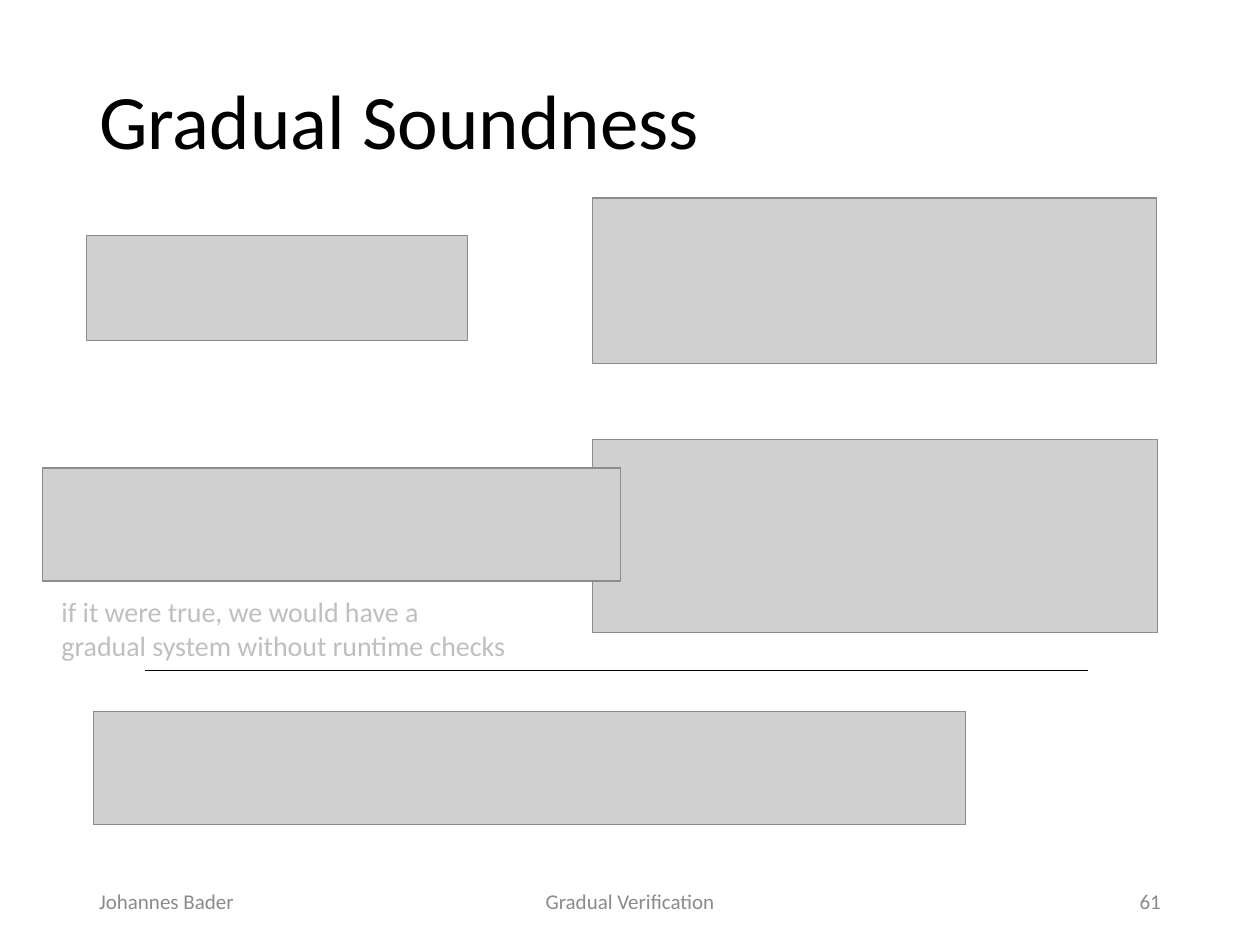
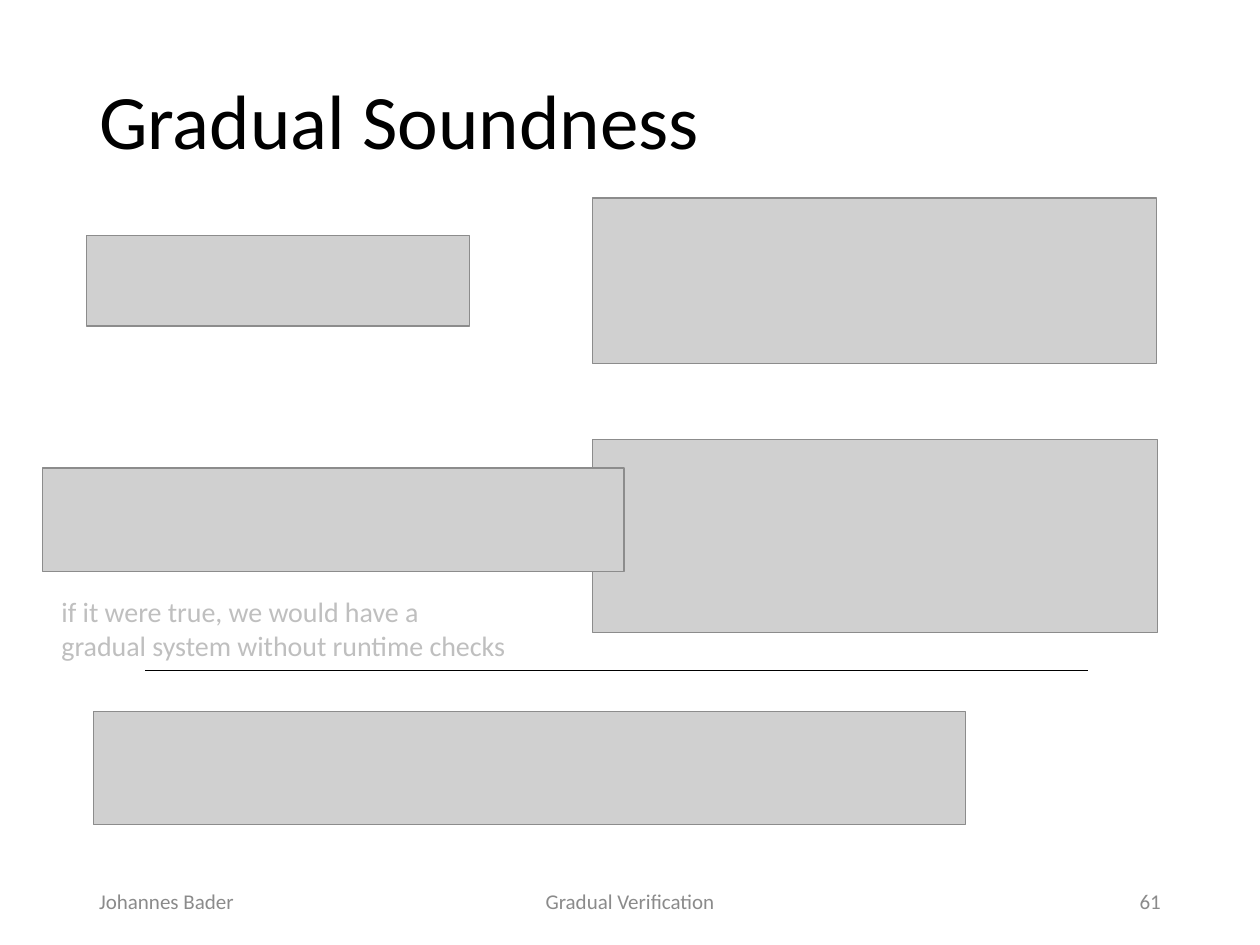
Before and after one commit to olydis/GradVerThesis, a slide deck: slide 61 of presentation/PLunch.pptx. Drawn at 1260x945 pixels with LibreOffice and Linux fonts; fonts in the diff are those of the drawing; grey boxes stand for pictures. Boxes give left, top, right and bottom in pixels: in the first picture for what was removed or moved away, otherwise in the second. Text is boxed around its words. In the diff, an @@ line names an element or a change of style, - is before the commit and + after.

```diff
--- a/presentation/PLunch.pptx
+++ b/presentation/PLunch.pptx
@@ picture: place and size @@
-picture at bbox=[87, 236, 469, 341]
+picture at bbox=[87, 236, 470, 326]
@@ picture: place and size @@
-picture at bbox=[43, 467, 621, 581]
+picture at bbox=[43, 467, 624, 571]
```
Also in this commit, not shown: 1 other slide changed.
